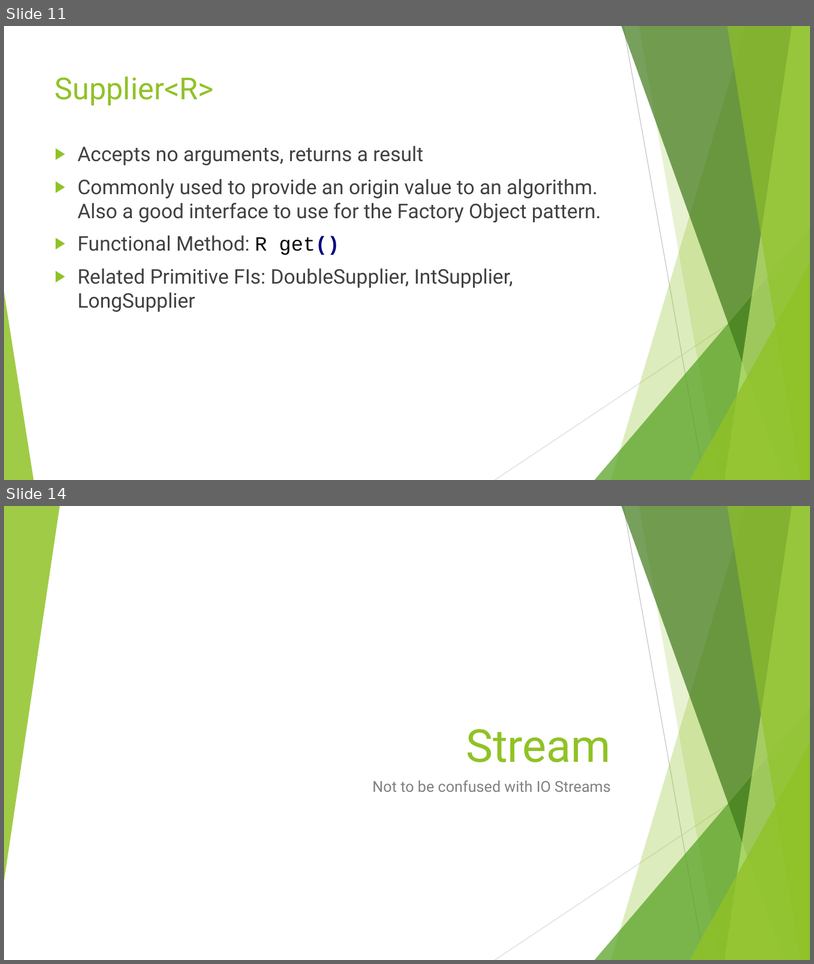
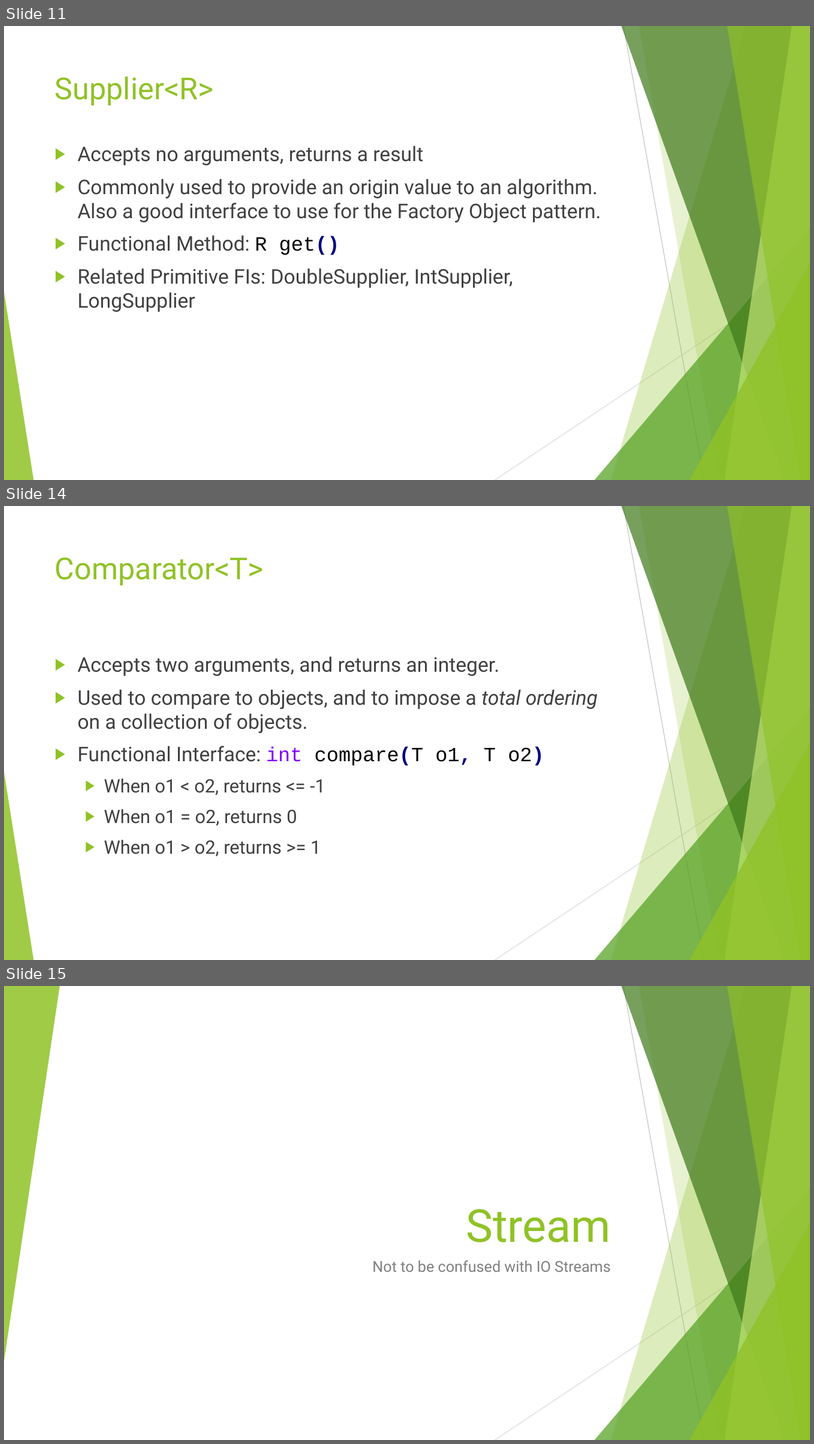
Before and after one commit to RichardRoda/2017-CodePaLOUsa-Lambda, a slide deck: Learning to Love the Lambda in the Stream.pptx. Shown one above the other, each under a label of ours: slides 11 and 14 before the commit, slides 11, 14 and 15 after it; the slides between them are not shown. The pictures are 814x964 and 814x1444 pixels, drawn with LibreOffice and Linux fonts; fonts in the diff are those of the drawing. Boxes give left, top, right and bottom in pixels: in the first picture for what was removed or moved away, otherwise in the second. Text is boxed around its words. In the diff, an @@ line names an element or a change of style, - is before the commit and + after.

Commit message:
Clean up lambdas - consistently refer to single abstract method as functional method to be consistent with Oracle's Javadoc.  Add the Comparator as a key functional interface since it is used to control stream sorting.

```diff
--- a/Learning to Love the Lambda in the Stream.pptx
+++ b/Learning to Love the Lambda in the Stream.pptx
@@ slide 14 added at [4, 506, 810, 960], background #FFFFFF; not listed: 10 template elements that a slide beside it also shows @@
@@ title added at [55, 557, 264, 586], 36 pt, text #90C226 @@
+Comparator<T>
@@ text added at [78, 657, 598, 856], 24 pt, text #404040 @@
+▶ Accepts two arguments, and returns an integer.
+▶ Used to compare to objects, and to impose a total ordering on a collection of objects.
+▶ Functional Interface: int compare(T o1, T o2)
+  ▶ When o1 < o2, returns <= -1
+  ▶ When o1 = o2, returns 0
+  ▶ When o1 > o2, returns >= 1
@@ what was slide 14 is now slide 15 @@
```
Also in this commit, not shown: 5 slides changed, 4 other files.
